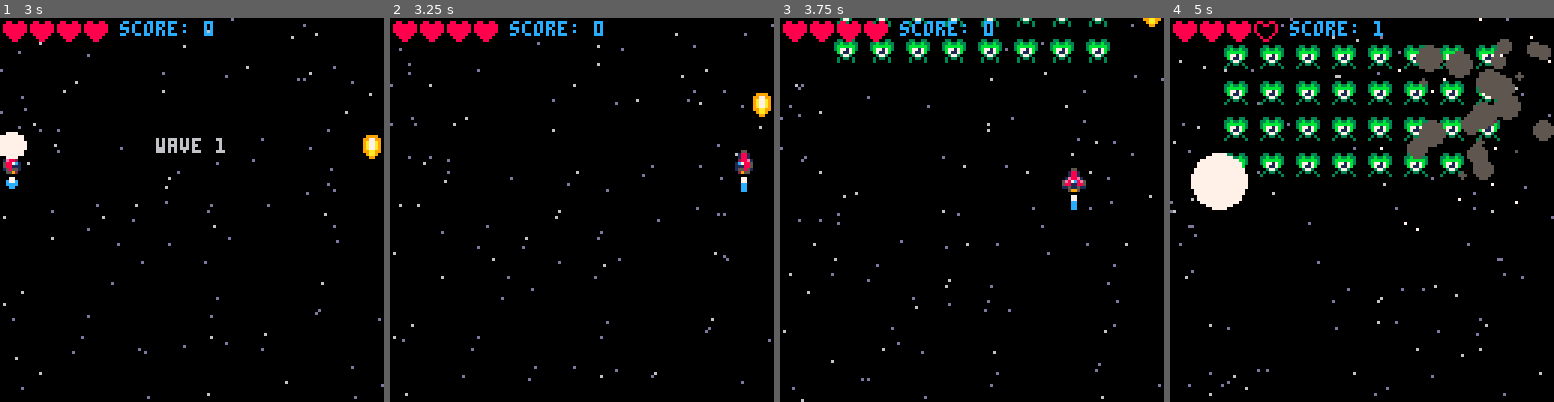
Above: before the commit, frames 1-4 (left to right).
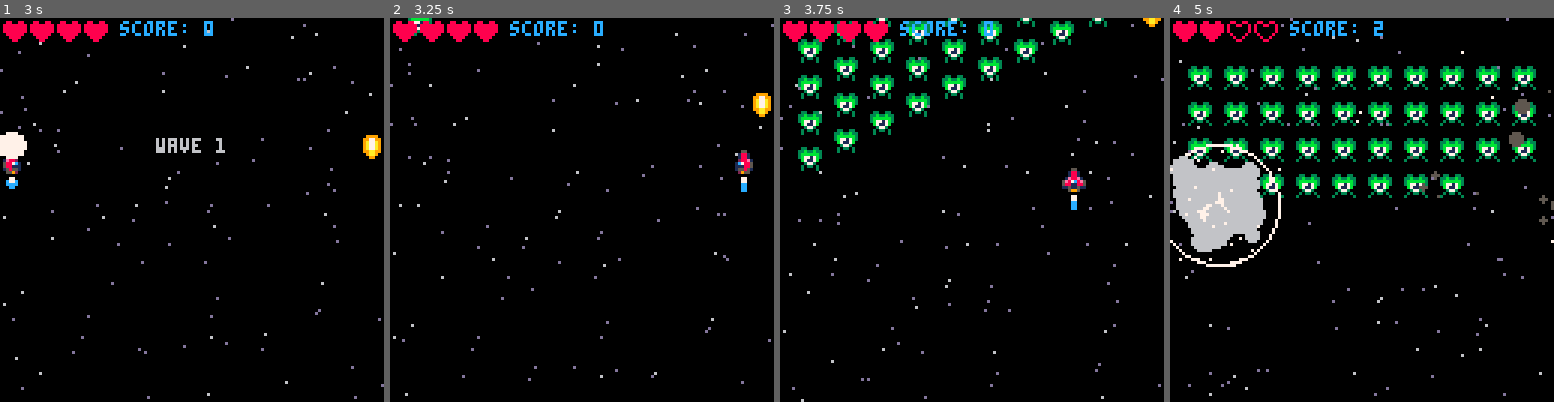
Above: after the commit, the same moments.

Repository: CRBroughton/pico-8-hero
Game: PICO-8 cartridge src/pico-8-hero.p8
Two runs of this game, one before a commit and one after it. Both use one fixed random seed, a clock stepped at 60 frames per second and the inputs below.
Inputs:
- Up to frame 1 (3 s): tap X (X key) at 0.33, 1.07, 1.85, 2.97 s; tap O (Z key) at 0.7, 1.7, 2.1, 2.5, 2.9 s; hold Right 1.6-2.1 s; hold Up 2.15-2.42 s; hold Right from 2.47 s (still down)
- Up to frame 2 (3.25 s): release Right at 3.03 s; hold Left from 3.08 s (still down)
- Up to frame 3 (3.75 s): tap O (Z key) at 3.3, 3.7 s; release Left at 3.58 s; hold Down from 3.63 s (still down)
- Up to frame 4 (5 s): release Down at 3.97 s; hold Right 4.02-4.68 s; tap X (X key) at 4.08 s; tap O (Z key) at 4.1, 4.5, 4.9 s; hold Up from 4.73 s (still down)

Frame 1 is identical in both runs. In frame 2, 0.1% of the frame differs, in the area x 4-11%, y 0-5%; in frame 3, 5.3%; in frame 4, 24%, in the area x 0-100%, y 0-65%.

Commit message:
feat(enemies): :construction: add linear animations to enemy spawn

Diff:
--- a/src/behaviour.lua
+++ b/src/behaviour.lua
@@ -1,7 +1,11 @@
 function performenemymission(enemy)
+    if enemy.wait > 0 then
+        enemy.wait -= 1
+        return
+    end
     if enemy.mission == "flyin" then
         -- fly into the scene
-        enemy.y += 1
+        enemy.y += 3
         if enemy.y  >= enemy.posy then
             enemy.mission = "protect"
         end
--- a/src/enemies.lua
+++ b/src/enemies.lua
@@ -1,10 +1,10 @@
 function spawnwave()
     if wave == 1 then
         placeenemies({
-            { 0, 1, 1, 1, 1, 1, 1, 1, 1, 0 },
-            { 0, 1, 1, 1, 1, 1, 1, 1, 1, 0 },
-            { 0, 1, 1, 1, 1, 1, 1, 1, 1, 0 },
-            { 0, 1, 1, 1, 1, 1, 1, 1, 1, 0 },
+            { 1, 1, 1, 1, 1, 1, 1, 1, 1, 1 },
+            { 1, 1, 1, 1, 1, 1, 1, 1, 1, 1 },
+            { 1, 1, 1, 1, 1, 1, 1, 1, 1, 1 },
+            { 1, 1, 1, 1, 1, 1, 1, 1, 1, 1 },
         })
     elseif wave == 2 then
         placeenemies({
@@ -35,7 +35,7 @@
         local lineofenemies = level[y]
         for x = 1, 10 do
             if lineofenemies[x] != 0 then
-                spawnenemy(lineofenemies[x], x * 12 - 6, 4 + y * 12)
+                spawnenemy(lineofenemies[x], x * 12 - 6, 4 + y * 12, x * 2)
             end
         end
     end
@@ -59,13 +59,15 @@
     end
 end
 
-function spawnenemy(enemytype, enemyx, enemyy)
+function spawnenemy(enemytype, enemyx, enemyy, enemywait)
     local enemy = makesprite()
     enemy.x = enemyx
     enemy.y = enemyy - 66
 
     enemy.posx = enemyx
     enemy.posy = enemyy
+
+    enemy.wait = enemywait
 
     enemy.mission = "flyin"
 
